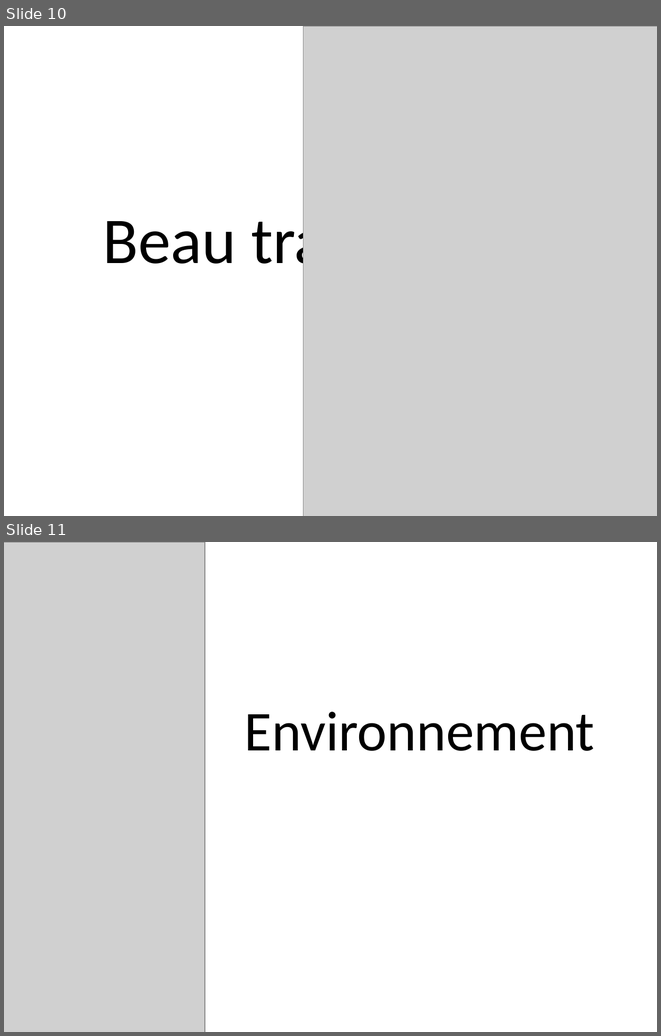
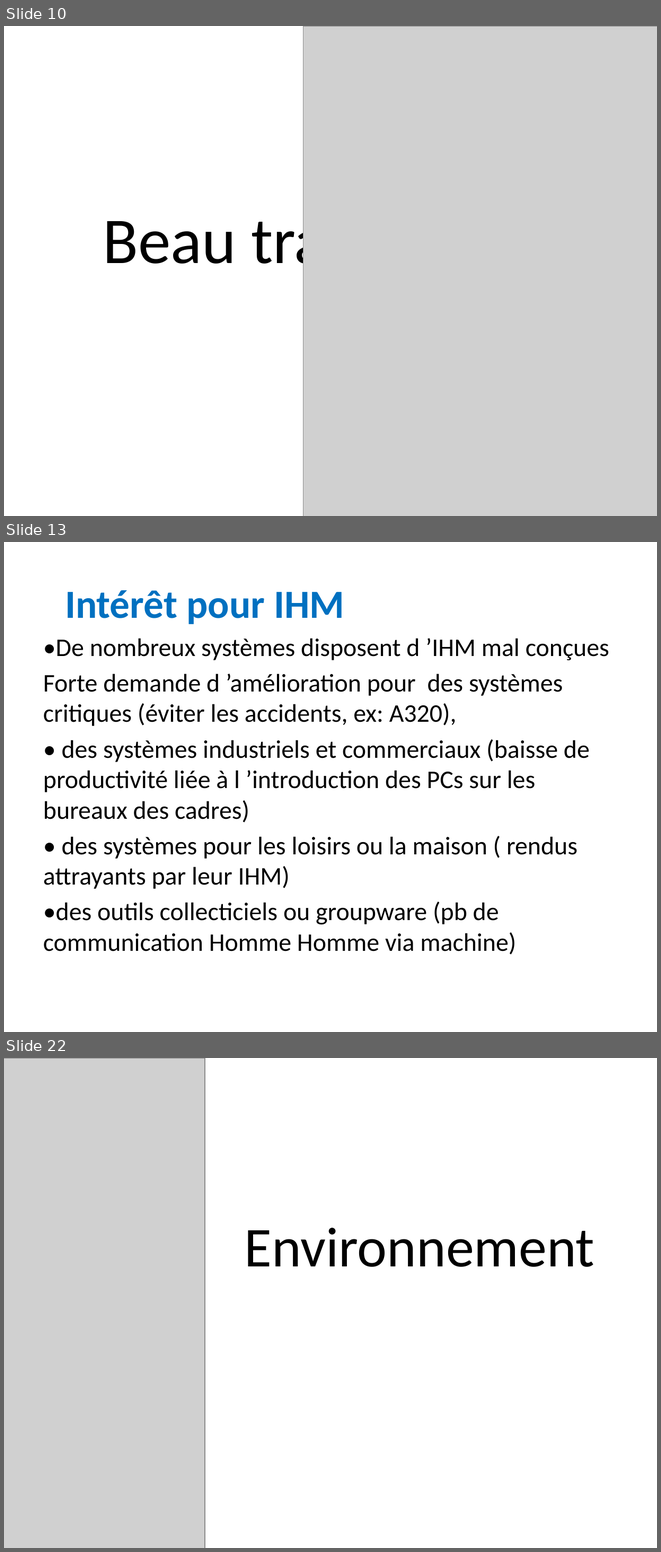
Before and after one commit to LucNtonga/IHM, a slide deck: INTERFACE.pptx. Shown one above the other, each under a label of ours: slides 10 and 11 before the commit, slides 10, 13 and 22 after it; the slides between them are not shown. The pictures are 661x1036 and 661x1552 pixels, drawn with LibreOffice and Linux fonts; fonts in the diff are those of the drawing; grey boxes stand for pictures; background and template pictures are left out. Boxes give left, top, right and bottom in pixels: in the first picture for what was removed or moved away, otherwise in the second. Text is boxed around its words. In the diff, an @@ line names an element or a change of style, - is before the commit and + after.

```diff
--- a/INTERFACE.pptx
+++ b/INTERFACE.pptx
@@ slide 13 added at bbox=[4, 542, 657, 1032], background picture (left out) @@
@@ title added at bbox=[65, 590, 344, 624], 44 pt, text #0070C0, bold @@
+Intérêt pour IHM
@@ text added at bbox=[43, 638, 609, 954], 28 pt, text #000000 @@
+•De nombreux systèmes disposent d ’IHM mal conçues
+Forte demande d ’amélioration pour des systèmes critiques (éviter les accidents, ex: A320),
+• des systèmes industriels et commerciaux (baisse de productivité liée à l ’introduction des PCs sur les bureaux des cadres)
+• des systèmes pour les loisirs ou la maison ( rendus attrayants par leur IHM)
+•des outils collecticiels ou groupware (pb de communication Homme Homme via machine)
@@ what was slide 11 is now slide 22 @@
```
Also in this commit, not shown: 10 other slides added.
